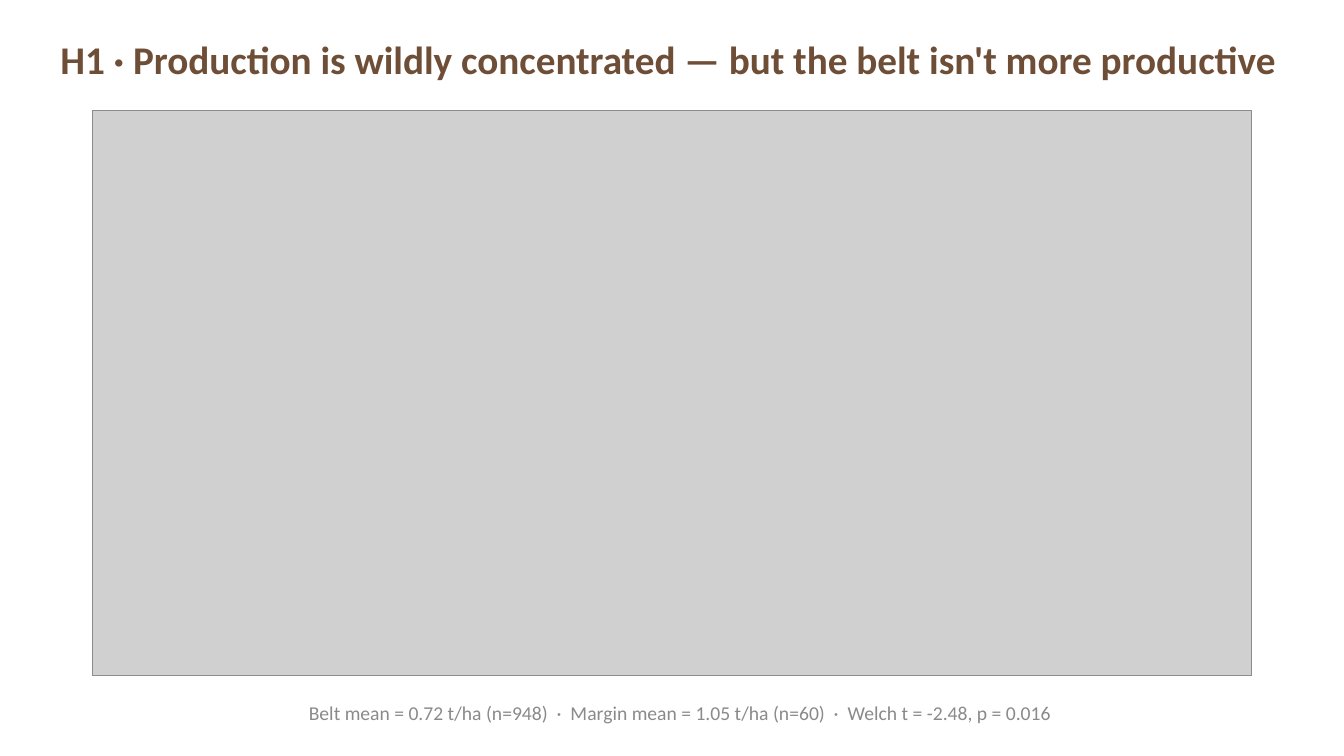
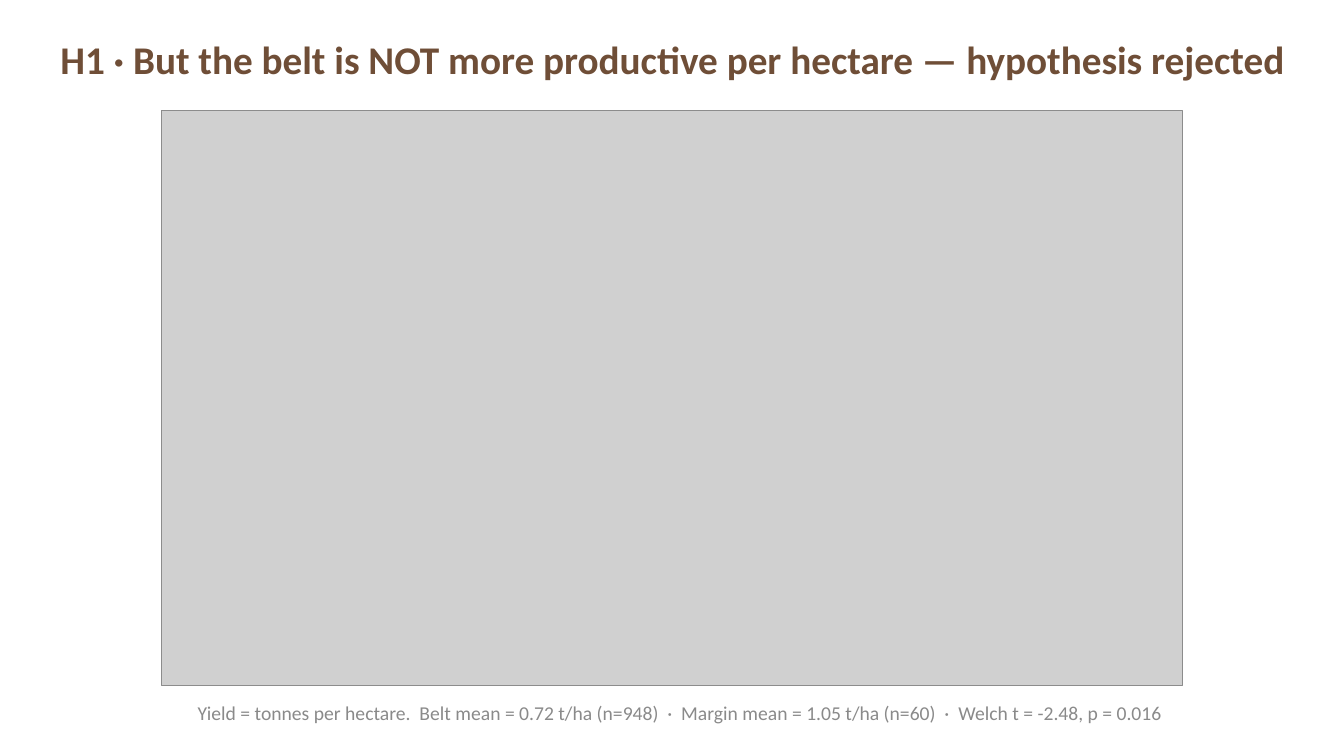
Before and after one commit to jsluo413/coffee-bean, a slide deck: slide 5 of docs/presentation.pptx (slide 4 before the commit). Drawn at 1344x756 pixels with LibreOffice and Linux fonts; fonts in the diff are those of the drawing; grey boxes stand for pictures. Boxes give left, top, right and bottom in pixels: in the first picture for what was removed or moved away, otherwise in the second. Text is boxed around its words. In the diff, an @@ line names an element or a change of style, - is before the commit and + after.

```diff
--- a/docs/presentation.pptx
+++ b/docs/presentation.pptx
@@ text at bbox=[60, 46, 1284, 81]: text changed @@
-H1 · Production is wildly concentrated — but the belt isn't more productive
+H1 · But the belt is NOT more productive per hectare — hypothesis rejected
@@ picture: place and size @@
-picture at bbox=[93, 111, 1252, 676]
+picture at bbox=[161, 111, 1183, 686]
@@ text at bbox=[198, 706, 1162, 724]: text changed @@
-Belt mean = 0.72 t/ha (n=948) · Margin mean = 1.05 t/ha (n=60) · Welch t = -2.48, p = 0.016
+Yield = tonnes per hectare. Belt mean = 0.72 t/ha (n=948) · Margin mean = 1.05 t/ha (n=60) · Welch t = -2.48, p = 0.016
```
Also in this commit, not shown: 7 other slides changed, 1 slide added, 1 slide removed, 6 other files.
